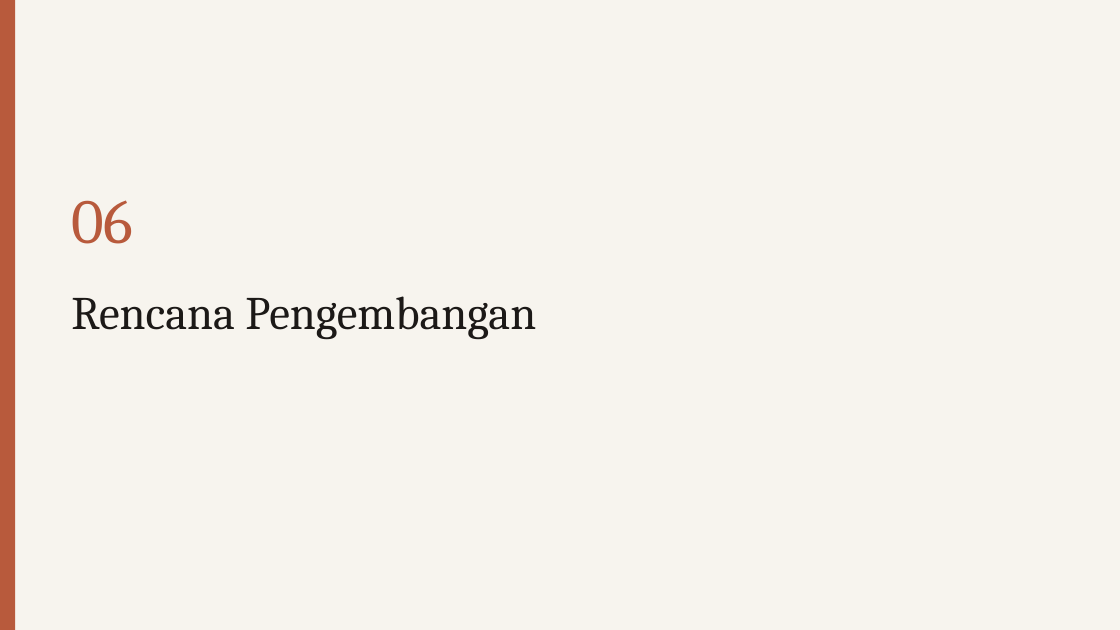
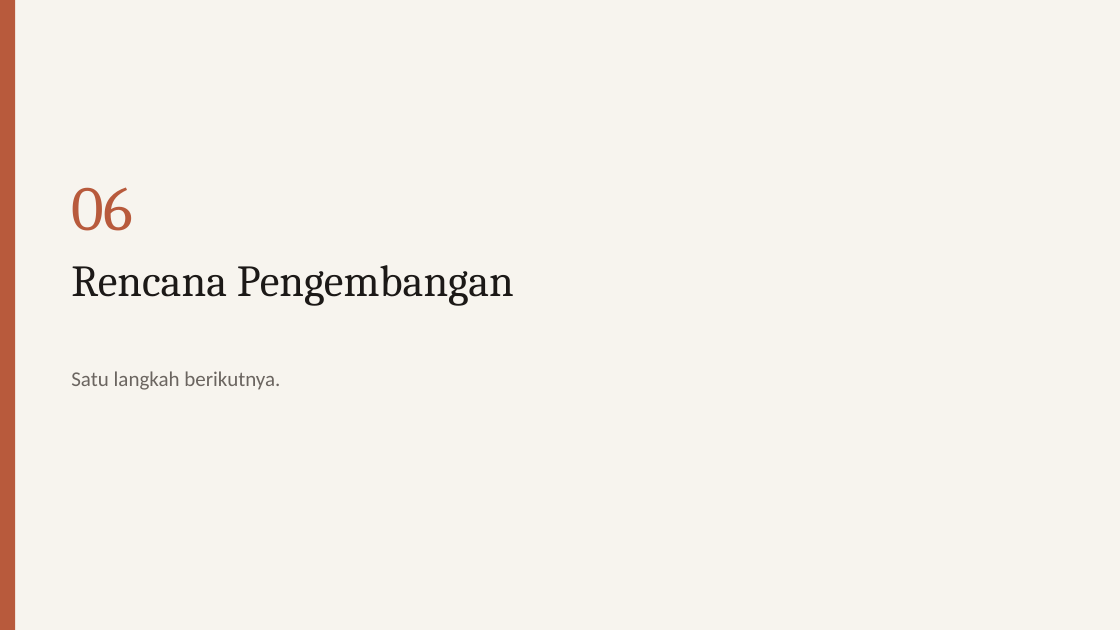
Before and after one commit to dendyramdhan/PantangMakan, a slide deck: slide 12 of presentasi/PantangMakan.pptx. Drawn at 1120x630 pixels with LibreOffice and Linux fonts; fonts in the diff are those of the drawing. Boxes give left, top, right and bottom in pixels: in the first picture for what was removed or moved away, otherwise in the second. Text is boxed around its words. In the diff, an @@ line names an element or a change of style, - is before the commit and + after.

Commit message:
Deck dirombak (visual, validasi 8→10, rencana uji kamera), README/BRIEF/naskah sesuai alur baru

```diff
--- a/presentasi/PantangMakan.pptx
+++ b/presentasi/PantangMakan.pptx
@@ text "06": place and size @@
-text "06" at bbox=[71, 200, 133, 244]
+text "06" at bbox=[71, 187, 133, 231]
@@ text "Rencana Pengembangan": place and size @@
-text "Rencana Pengembangan" at bbox=[71, 296, 536, 339]
+text "Rencana Pengembangan" at bbox=[71, 265, 514, 306]
@@ text "Rencana Pengembangan" at bbox=[71, 265, 514, 306]: size 40 to 38 pt; vertical alignment middle to top @@
@@ text added at bbox=[71, 371, 280, 390], 18 pt, text #6B6560 @@
+Satu langkah berikutnya.
```
Also in this commit, not shown: 9 other slides changed, 3 slides added, 3 slides removed, 7 other files.
